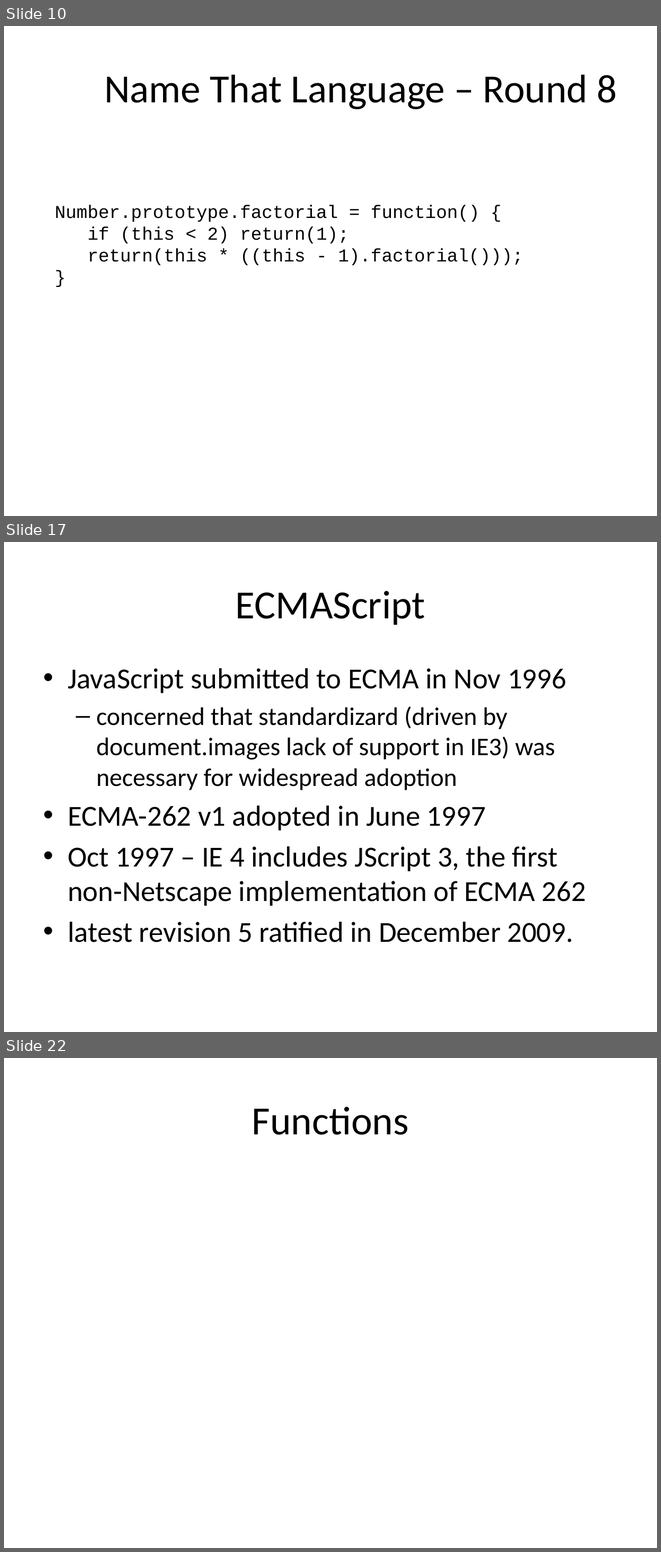
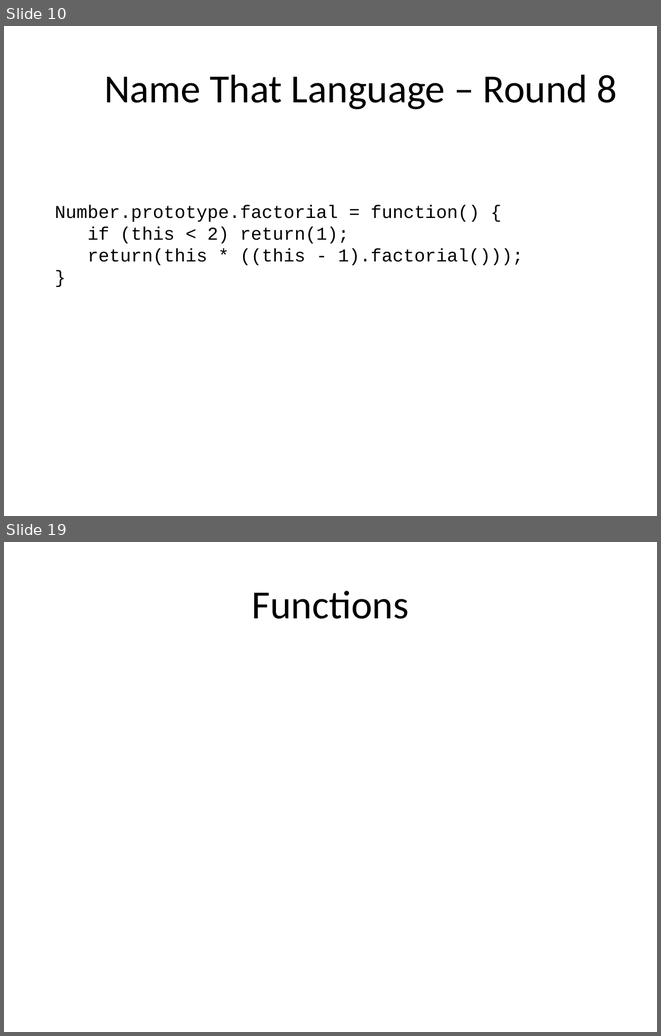
Before and after one commit to dylanbeattie/SoKnowJS, a slide deck: Slides/So You Think You Know Javascript.pptx. Shown one above the other, each under a label of ours: slides 10, 17 and 22 before the commit, slides 10 and 19 after it; the slides between them are not shown. The pictures are 661x1552 and 661x1036 pixels, drawn with LibreOffice and Linux fonts; fonts in the diff are those of the drawing. Boxes give left, top, right and bottom in pixels: in the first picture for what was removed or moved away, otherwise in the second. Text is boxed around its words. In the diff, an @@ line names an element or a change of style, - is before the commit and + after.

```diff
--- a/Slides/So You Think You Know Javascript.pptx
+++ b/Slides/So You Think You Know Javascript.pptx
@@ slide 17 removed at <box>4,542,657,1032</box>, background #FFFFFF @@
@@ title removed at <box>236,591,425,625</box> @@
-ECMAScript
@@ text removed at <box>68,668,586,942</box> @@
-• JavaScript submitted to ECMA in Nov 1996
-  – concerned that standardizard (driven by document.images lack of support in IE3) was necessary for widespread adoption
-• ECMA-262 v1 adopted in June 1997
-• Oct 1997 – IE 4 includes JScript 3, the first non-Netscape implementation of ECMA 262
-• latest revision 5 ratified in December 2009.
@@ what was slide 22 is now slide 19 @@
```
Also in this commit, not shown: 3 slides changed, 9 slides added, 9 other slides removed, 3 other files.
